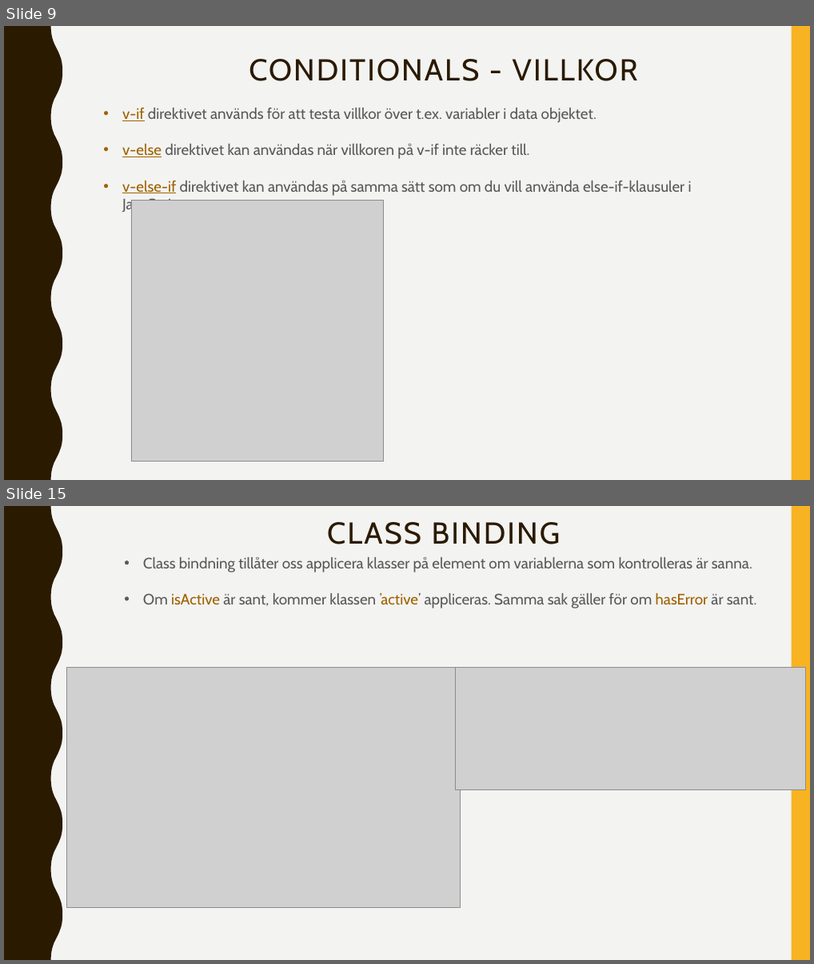
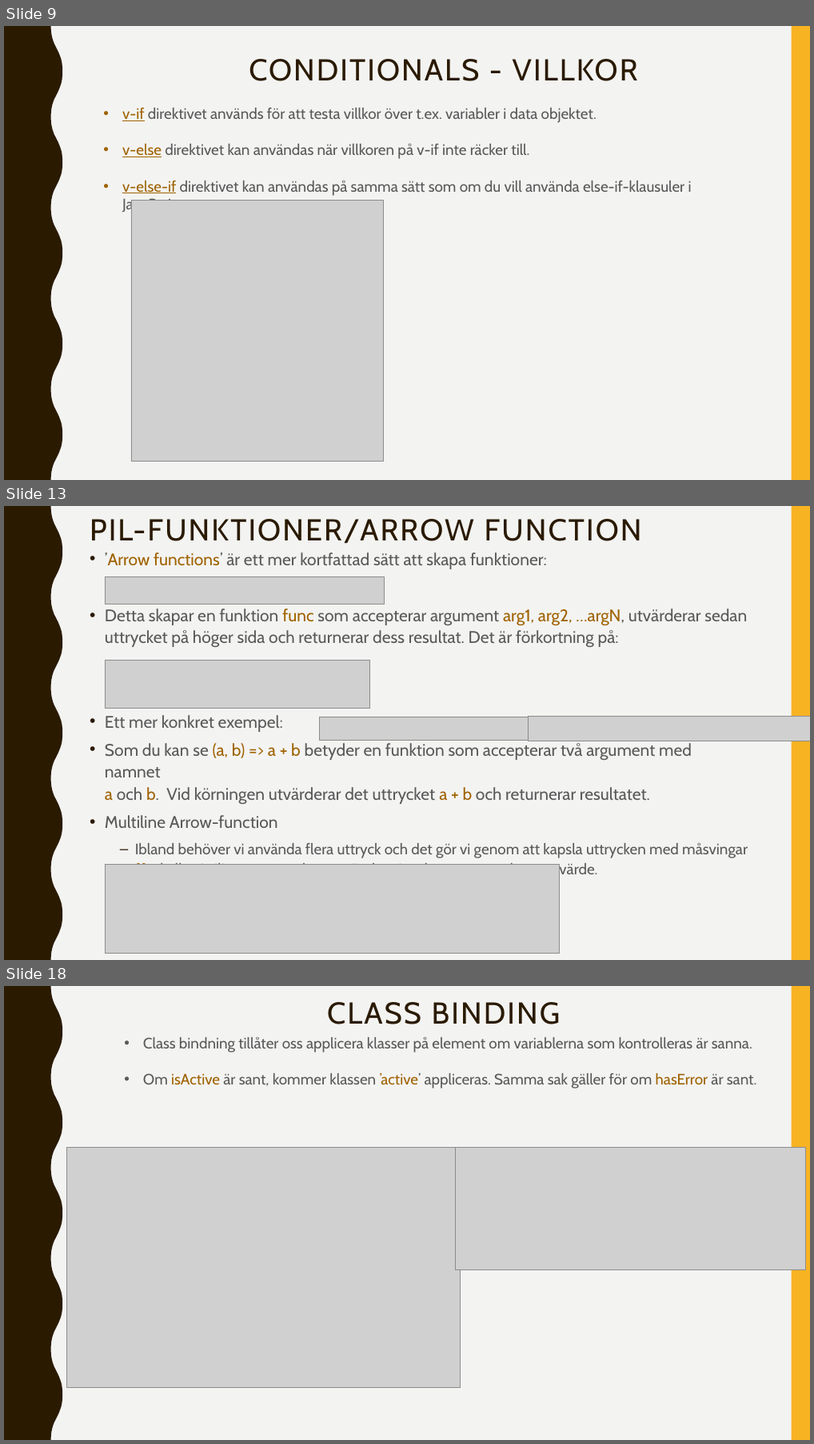
Before and after one commit to abbjetmus/programmering, a slide deck: Vue/Vue.pptx. Shown one above the other, each under a label of ours: slides 9 and 15 before the commit, slides 9, 13 and 18 after it; the slides between them are not shown. The pictures are 814x964 and 814x1444 pixels, drawn with LibreOffice and Linux fonts; fonts in the diff are those of the drawing; grey boxes stand for pictures. Boxes give left, top, right and bottom in pixels: in the first picture for what was removed or moved away, otherwise in the second. Text is boxed around its words. In the diff, an @@ line names an element or a change of style, - is before the commit and + after.

```diff
--- a/Vue/Vue.pptx
+++ b/Vue/Vue.pptx
@@ slide 13 added at [4, 506, 810, 960], background #F3F3F2; not listed: 2 template elements that a slide beside it also shows @@
@@ title added at [90, 519, 642, 544], 36 pt, text #2A1A00 @@
+PIL-FUNKTIONER/ARROW FUNCTION
@@ text added at [105, 552, 748, 878], 20 pt, text #595959 @@
+• ’Arrow functions’ är ett mer kortfattad sätt att skapa funktioner:
+• Detta skapar en funktion func som accepterar argument arg1, arg2, …argN, utvärderar sedan uttrycket på höger sida och returnerar dess resultat. Det är förkortning på:
+• Ett mer konkret exempel:
+• Som du kan se (a, b) => a + b betyder en funktion som accepterar två argument med namnet
+  a och b. Vid körningen utvärderar det uttrycket a + b och returnerar resultatet.
+• Multiline Arrow-function
+  – Ibland behöver vi använda flera uttryck och det gör vi genom att kapsla uttrycken med måsvingar { }, skulle vi vilja returnera data använder vi sedan ett normal return värde.
@@ picture added at [105, 576, 385, 604] @@
@@ picture added at [105, 660, 370, 708] @@
@@ picture added at [320, 717, 668, 740] @@
@@ picture added at [529, 716, 810, 741] @@
@@ picture added at [105, 864, 560, 952] @@
@@ what was slide 15 is now slide 18 @@
```
Also in this commit, not shown: 5 slides changed, 3 other slides added, 1 other file.
